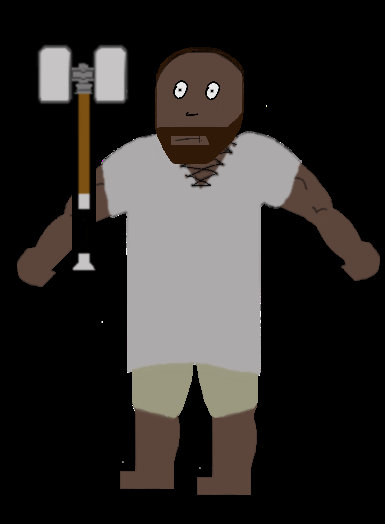
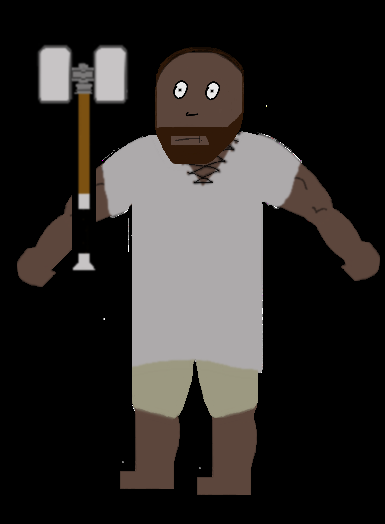
Layer changes from the first w=385, h=524 image to the second:
moved "Neue Gruppe" (8th of 13) out of group "Neue Gruppe" over (x1=101, y1=131, x2=302, y2=376)
moved "Neue Gruppe" (9th of 13, in "Neue Gruppe") into group "Neue Gruppe" over (x1=101, y1=131, x2=302, y2=376)
renamed "Bild eingefügt" to "Ebene 30", showed it, painted on it over (x1=131, y1=131, x2=266, y2=145)
renamed "Ebene 29" to "Bild eingefügt", moved it into group "Neue Gruppe", painted on it over (x1=147, y1=131, x2=267, y2=171)
renamed "Bild eingefügt" to "Aus Auswahl", painted on it over (x1=101, y1=131, x2=267, y2=225)
showed "Aus Auswahl" (15th of 27, in "Neue Gruppe"), moved it into group "Neue Gruppe", painted on it over (x1=101, y1=131, x2=302, y2=216)
moved "Ebene 35" (2nd of 2, in "Neue Gruppe") into group "Neue Gruppe", painted on it over (x1=101, y1=131, x2=302, y2=376)
moved "Ebene 31" (3rd of 4, in "Neue Gruppe") into group "Neue Gruppe" over (x1=101, y1=139, x2=135, y2=278)
moved "Neue Gruppe" (11th of 13, in "Neue Gruppe") into group "Neue Gruppe" over (x1=127, y1=310, x2=263, y2=376)
moved "Neue Gruppe" (12th of 13, in "Neue Gruppe") into group "Neue Gruppe" over (x1=259, y1=140, x2=302, y2=287)
moved "Ebene 9" (3rd of 3, in "Neue Gruppe") into group "Neue Gruppe" over (x1=101, y1=134, x2=277, y2=362)
moved "Neue Gruppe" (13th of 13, in "Neue Gruppe") into group "Neue Gruppe" over (x1=101, y1=146, x2=132, y2=295)
